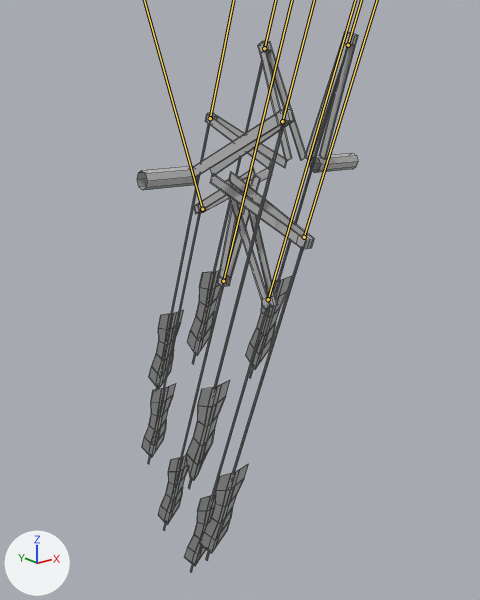
Renders of the FBX model Skyrates/Assets/Resources/Meshes/Components/ship_propulsion_tier1.fbx from each side of a commit.
Both versions are drawn from a 50 mm camera at (-0.932, -0.353, -0.286) aimed at (0.058, 0.884, -0.781). Every picture has the same lights, and +X, +Y and +Z are marked at lower left. Both versions are drawn at frame 107 of the action 'Take 001'; the numbers are the values there. The bones that change are drawn over the model as lines. Mesh edges are drawn as thin lines.

Names of what the first picture shows: 'ship_propulsion_tier1'.
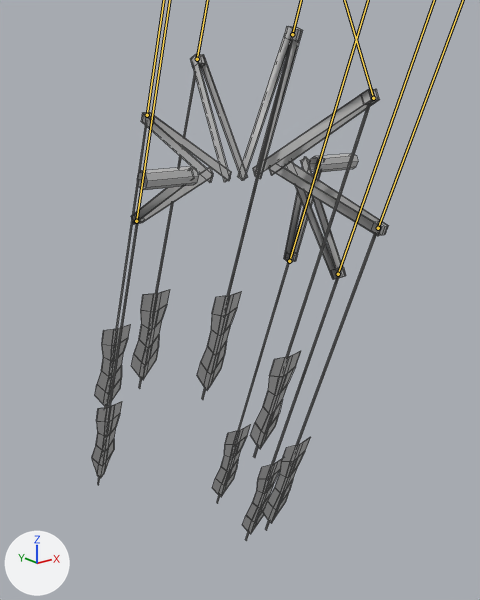
Commit message: propulsion again

What differs and where, as boxes [x1, y1, x2, y2] in the pictures (480 x 600 px):
'ship_propulsion_tier1', posed (34% wider)
    before: [137, 32, 358, 572]
    after: [92, 26, 388, 541]

What the commit changed:
Bone 'Paddle8' (bone_paddle8) moves from (0.0, 0.0, 0.0) to (0.0, -51.6, 1.6).
Bone 'Paddle7' (bone_paddle7) moves from (0.0, 0.0, 0.0) to (0.0, -35.7, 40.0).
Bone 'Paddle6' (bone_paddle6) moves from (0.0, 0.0, 0.0) to (0.0, 1.0, 57.4).
Bone 'Paddle5' (bone_paddle5) moves from (0.0, 0.0, 0.0) to (59.4, 1.4, 0.0).
Bone 'Paddle4' (bone_paddle4) moves from (0.0, 0.0, 0.0) to (0.0, 56.8, 2.4).
Bone 'paddle3' (bone_paddle3) moves from (0.0, 0.0, 0.0) to (0.0, 36.3, -38.7).
Bone 'paddle2' (bone_paddle2) moves from (0.0, 0.0, 0.0) to (0.0, 0.5, -55.6).
Bone 'Paddle1' (bone_paddle1) moves from (0.0, 0.0, 0.0) to (0.0, -39.7, -38.5).
